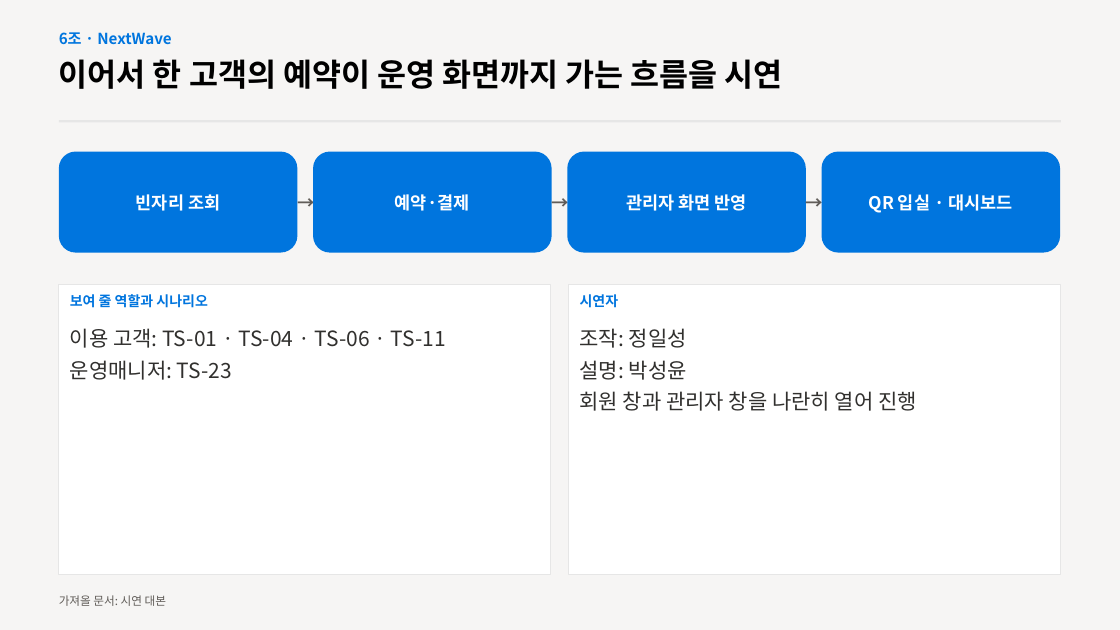
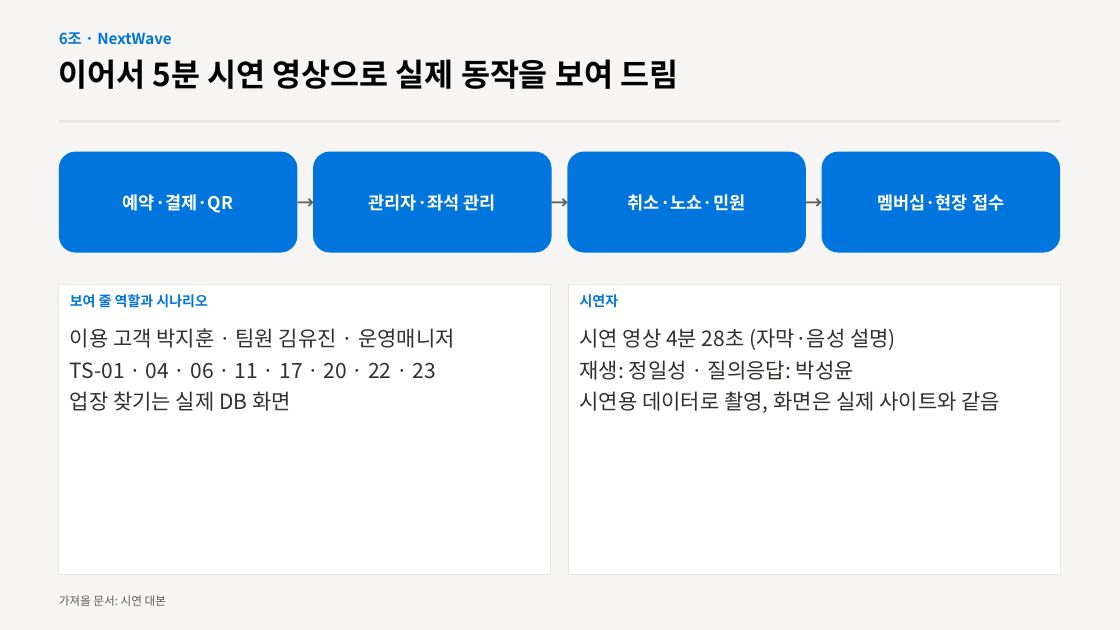
Before and after one commit to dlftjd6623-coder/nextwave, a slide deck: slide 15 of docs/발표자료_6조.pptx. Drawn at 1120x630 pixels with LibreOffice and Linux fonts; fonts in the diff are those of the drawing. Boxes give left, top, right and bottom in pixels: in the first picture for what was removed or moved away, otherwise in the second. Text is boxed around its words. In the diff, an @@ line names an element or a change of style, - is before the commit and + after.

```diff
--- a/docs/발표자료_6조.pptx
+++ b/docs/발표자료_6조.pptx
@@ text at [59,59,678,89]: text changed @@
-이어서 한 고객의 예약이 운영 화면까지 가는 흐름을 시연
+이어서 5분 시연 영상으로 실제 동작을 보여 드림
@@ text at [123,194,233,213]: text changed @@
-빈자리 조회
+예약·결제·QR
@@ text at [369,194,496,211]: text changed @@
-예약·결제
+관리자·좌석 관리
@@ text at [628,194,745,211]: text changed @@
-관리자 화면 반영
+취소·노쇼·민원
@@ text at [877,194,1004,211]: text changed @@
-QR 입실 · 대시보드
+멤버십·현장 접수
@@ text at [70,328,455,411]: text changed @@
-이용 고객: TS-01 · TS-04 · TS-06 · TS-11
-운영매니저: TS-23
+이용 고객 박지훈 · 팀원 김유진 · 운영매니저
+TS-01 · 04 · 06 · 11 · 17 · 20 · 22 · 23
+업장 찾기는 실제 DB 화면
@@ text at [580,328,1000,413]: text changed @@
-조작: 정일성
-설명: 박성윤
-회원 창과 관리자 창을 나란히 열어 진행
+시연 영상 4분 28초 (자막·음성 설명)
+재생: 정일성 · 질의응답: 박성윤
+시연용 데이터로 촬영, 화면은 실제 사이트와 같음
```
Also in this commit, not shown: 2 other slides changed.
